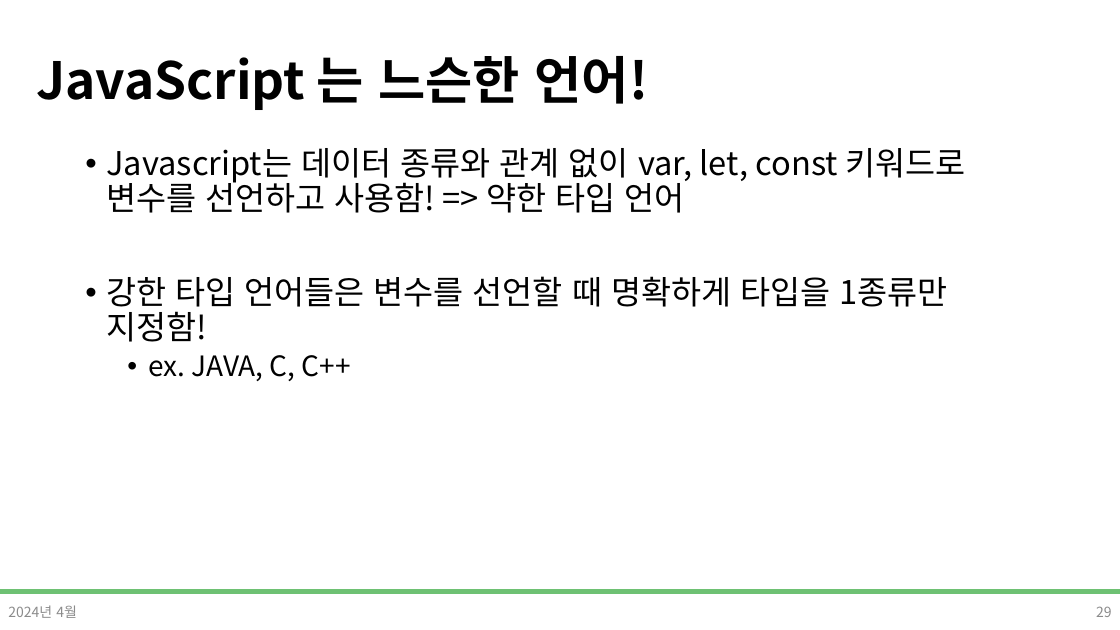
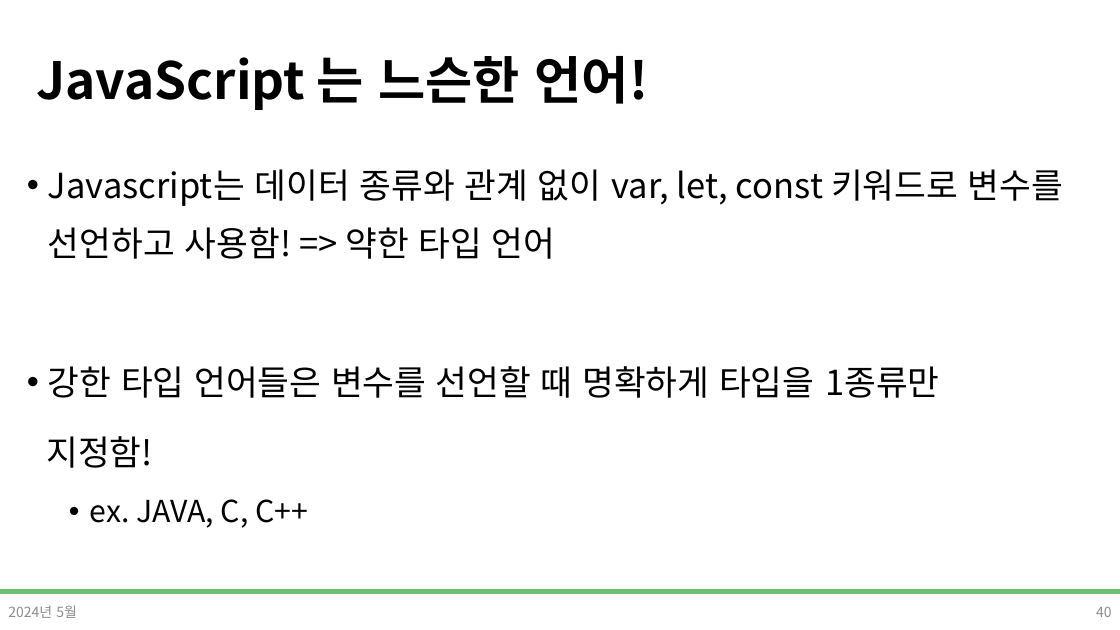
Before and after one commit to DevDamon0527/SeSAC_Yeongdeungpo_Campus_6th, a slide deck: slide 40 of material/[SeSAC_YDP_6] 04-1_Javascript.pptx (slide 29 before the commit). Drawn at 1120x630 pixels with LibreOffice and Linux fonts; fonts in the diff are those of the drawing; background and template pictures are left out. Boxes give left, top, right and bottom in pixels: in the first picture for what was removed or moved away, otherwise in the second. Text is boxed around its words. In the diff, an @@ line names an element or a change of style, - is before the commit and + after.

```diff
--- a/material/[SeSAC_YDP_6] 04-1_Javascript.pptx
+++ b/material/[SeSAC_YDP_6] 04-1_Javascript.pptx
@@ text "Javascript는 데이터 종류와 관계 없이 ...": place and size @@
-text "Javascript는 데이터 종류와 관계 없이 ..." at box(106, 148, 965, 381)
+text "Javascript는 데이터 종류와 관계 없이 ..." at box(46, 169, 1063, 528)
@@ text at box(48, 169, 1063, 528): size 28 to 29.6 pt in "Javascript는 데이터 종류와 관계 없이 var, let, ..."; size 24 to 25.9 pt in "ex. JAVA, C, C++"; line spacing 0.9 to 1.4 @@
@@ text at box(46, 366, 939, 468): text changed; size 28 to 29.6 pt @@
-• 강한 타입 언어들은 변수를 선언할 때 명확하게 타입을 1종류만 지정함!
+• 강한 타입 언어들은 변수를 선언할 때 명확하게 타입을 1종류만
+지정함!
@@ text at box(8, 605, 77, 618): text changed @@
-2024년 4월
+2024년 5월
@@ page number at box(1096, 606, 1112, 617): text changed @@
-29
+40
```
Also in this commit, not shown: 89 other slides changed, 16 slides added, 3 slides removed, 16 other files.
